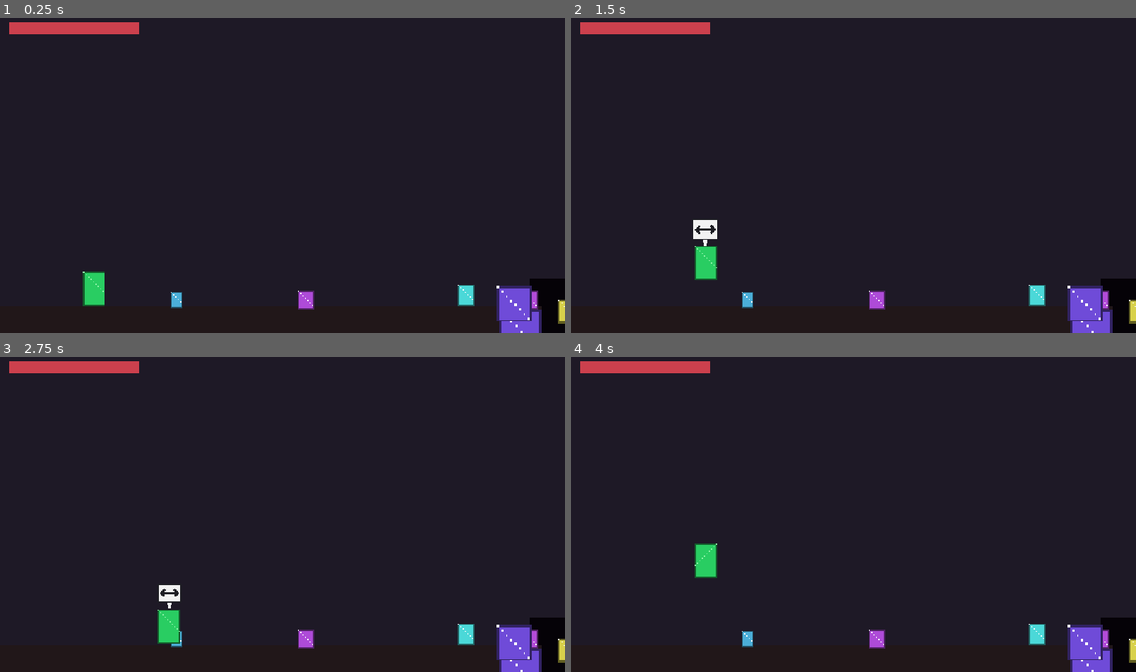
Above: before the commit, frames 1-4 (two rows, left to right).
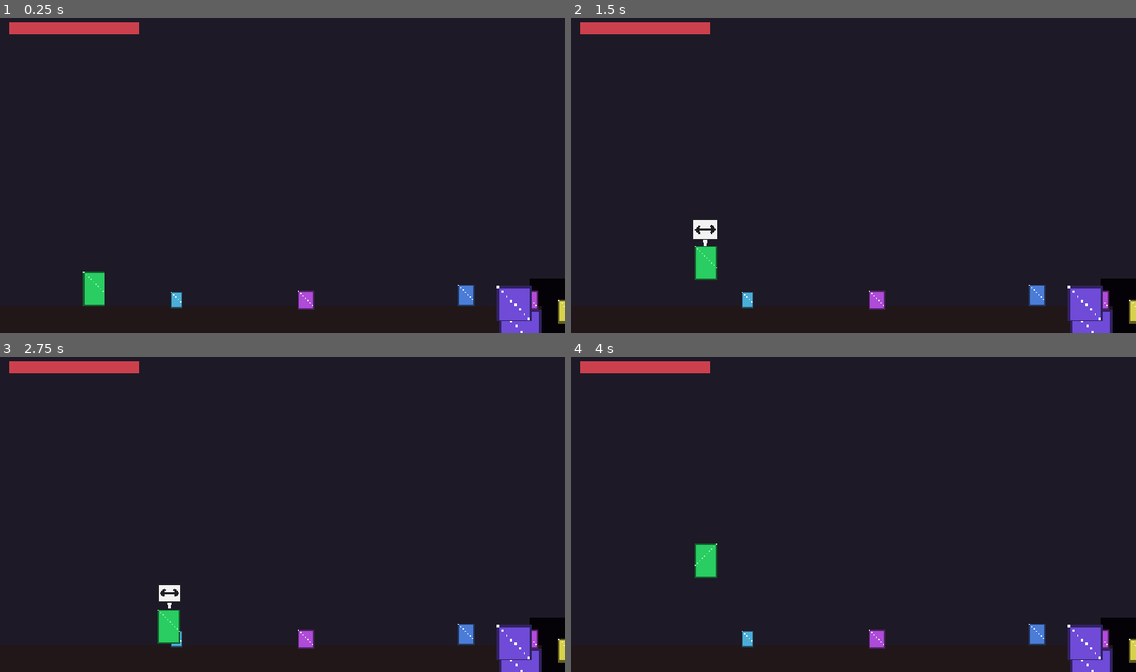
Above: after the commit, the same moments.

Repository: Eruldin/Honor-Meselesi
Game: Godot game, scene res://src/levels/ch1/Ch1.tscn
The game is run twice, just before and just after one commit, with the same random seed, the same clock (stepped at 60 frames per second) and the same inputs. This scene is started directly instead of the project's main scene.
Inputs (mouse positions are in pixels of both pictures, inside the frame that each line leads up to):
- Up to frame 1 (0.25 s): no input
- Up to frame 2 (1.5 s): tap Enter (ui_accept) at 0.5 s; move the mouse to (977, 159) at 0.52 s; hold D (move_right) 0.53-1.25 s; hold J (attack) 0.53-1.25 s; click (977, 159) at 0.67 s; tap Space (jump) at 0.77, 0.8, 1.07 s; drag from (740, 191) to (746, 310) at 1.27 s
- Up to frame 3 (2.75 s): tap Enter (ui_accept) at 2 s; move the mouse to (339, 442) at 2.02 s; hold D (move_right) from 2.03 s (still down); hold J (attack) from 2.03 s (still down); tap Space (jump) at 2.3 s
- Up to frame 4 (4 s): release D (move_right) at 2.75 s; release J (attack) at 2.75 s; drag from (825, 577) to (1079, 649) at 2.77 s; tap Enter (ui_accept) at 3.5 s; move the mouse to (1023, 561) at 3.52 s; hold A (move_left) from 3.53 s (still down); hold Space (jump) from 3.53 s (still down); tap F (focus) at 3.6 s

The runs differ from the first frame. In frame 1, 0.2% of the frame differs, in the area x 81-84%, y 84-92%; in frame 2, 0.2%; in frame 3, 0.2%; in frame 4, 0.2%.

Commit message:
uyuyan yarasa + dusme animi + ust-rota platform cesitlemesi
- enemy_base bankasi sleep/wake karelerini de tarar (bat seti)
- CaveBat sleeping_start: sacak altinda asili uyur, oyuncu 110x90
  menzile girince wake animiyle ucus AI'sina uyanir; sersemleme/olumde
  de uyanir. Uykuda _anim_lock + kendini onaran play guard'i.
- samurai S_FALL artik fall animi oynar (onceden jump karesi).
- ch1 ust-rota surlari: 4x pf_slab tekrari pf_slab/dirt_slab/moss
  karisimi + iki uyuyan CaveBat (x=3650/3880).

Co-Authored-By: Devin AI <158243242+devin-ai-integration[bot]@users.noreply.github.com>

Diff:
--- a/src/enemies/cave_bat.gd
+++ b/src/enemies/cave_bat.gd
@@ -1,6 +1,11 @@
 class_name CaveBat
 extends AshBat
 ## Bolum 1 magara yarasa: AshBat davranisi + Dark Fantasy bat sprite'lari.
+## `sleeping_start` ile sacak altina asili uyurken dogar; oyuncu yaklasinca
+## wake animi oynayip normal ucus AI'sina gecer.
+
+var sleeping_start := false
+var _asleep := false
 
 
 func _init() -> void:
@@ -8,3 +13,40 @@
 	max_hp = 3
 	body_size = Vector2(16, 12)
 	asset_key = &"bat"
+
+
+func _ready() -> void:
+	super._ready()
+	_asleep = sleeping_start
+	if _asleep and anims != null and anims.sprite_frames.has_animation(&"sleep"):
+		anims.play(&"sleep")
+
+
+func _physics_process(delta: float) -> void:
+	if not _asleep:
+		super._physics_process(delta)
+		return
+	stagger_timer = maxf(stagger_timer - delta, 0.0)
+	_anim_lock = 0.5  # sleep animini idle/walk auto-sync'inden koru
+	if anims != null and anims.sprite_frames.has_animation(&"sleep") \
+			and anims.animation != &"sleep":
+		anims.play(&"sleep")
+	velocity = Vector2.ZERO
+	move_and_slide()
+	if is_staggered() or not health.is_alive():
+		_wake()
+		return
+	if _player == null:
+		_player = get_tree().get_first_node_in_group(&"player")
+	if _player != null:
+		var dx: float = _player.global_position.x - global_position.x
+		var dy: float = _player.global_position.y - global_position.y
+		if absf(dx) < 110.0 and absf(dy) < 90.0:
+			_wake()
+
+
+func _wake() -> void:
+	_asleep = false
+	_t = 0.0
+	_home = global_position
+	play_anim(&"wake", 0.45)
--- a/src/enemies/enemy_base.gd
+++ b/src/enemies/enemy_base.gd
@@ -101,7 +101,7 @@
 	move_and_slide()
 
 
-## enemy/<key>/<idle|walk|attack|hurt|die> manifest girdilerinden
+## enemy/<key>/<idle|walk|attack|hurt|die|sleep|wake> manifest girdilerinden
 ## animasyon bankasi kurar; hicbiri yoksa statik sprite kalir.
 func _build_anims() -> void:
 	if asset_key == &"":
@@ -109,7 +109,7 @@
 	var bank := SpriteFrames.new()
 	var first_anim := StringName()
 	for anim in [&"idle", &"walk", &"attack", &"hurt", &"die",
-			&"summon", &"appear", &"rise"]:
+			&"summon", &"appear", &"rise", &"sleep", &"wake"]:
 		var id := StringName("enemy/%s/%s" % [asset_key, anim])
 		if not AssetLoader.has_frames(id):
 			continue
@@ -118,7 +118,8 @@
 			continue
 		bank.add_animation(anim)
 		bank.set_animation_speed(anim, src.get_animation_speed(&"default"))
-		bank.set_animation_loop(anim, anim == &"idle" or anim == &"walk")
+		bank.set_animation_loop(anim,
+			anim in [&"idle", &"walk", &"sleep"])
 		for i in src.get_frame_count(&"default"):
 			bank.add_frame(anim, src.get_frame_texture(&"default", i))
 		if first_anim.is_empty():
--- a/src/levels/ch1/ch1.gd
+++ b/src/levels/ch1/ch1.gd
@@ -555,9 +555,15 @@
 
 	# Gecit Ust Rota (Harabe Surlar)
 	_add_platform(Vector2(3650, 140), &"terrain/pf_slab", 85)
-	_add_platform(Vector2(3765, 140), &"terrain/pf_slab", 85)
-	_add_platform(Vector2(3880, 140), &"terrain/pf_slab", 85)
+	_add_platform(Vector2(3765, 140), &"terrain/pf_dirt_slab", 85)
+	_add_platform(Vector2(3880, 140), &"terrain/pf_moss", 85)
 	_add_platform(Vector2(3995, 140), &"terrain/pf_slab", 85)
+	# Sacak altinda asili uyuyan yarasalar — yaklasinca uyanir
+	for bx in [3650.0, 3880.0]:
+		var sbat := CaveBat.new()
+		sbat.sleeping_start = true
+		sbat.global_position = Vector2(bx, 156)
+		add_child(sbat)
 
 	var bb_sur := BreakableBlock.new()
 	bb_sur.size = Vector2(16, 50)
@@ -649,7 +655,7 @@
 	# Orta koyde yasli koylu — agaca yaslanip geceni izler
 	var elder := AmbientNpc.new()
 	elder.npc_key = &"peasant2"
-	elder.position = Vector2(1010.0, FLOOR_Y - 8)
+	elder.position = Vector2(952.0, FLOOR_Y - 8)
 	add_child(elder)
 	# Kiraz agacinin dibinde gozcu koylu + sus kusu
 	var watcher := AmbientNpc.new()
@@ -949,7 +955,7 @@
 	add_child(druid)
 
 	# Magara yarasa + ucan kilic (Dark Fantasy / Legacy Vania)
-	for x in [2560.0, 3060.0]:
+	for x in [2560.0, 3060.0]:  # acikta ucuyor
 		var bat := CaveBat.new()
 		bat.global_position = Vector2(x, FLOOR_Y - 80)
 		add_child(bat)
--- a/src/player/samurai.gd
+++ b/src/player/samurai.gd
@@ -181,8 +181,8 @@
 		return
 	_anims = AnimatedSprite2D.new()
 	var bank := SpriteFrames.new()
-	for anim in [&"idle", &"run", &"attack", &"hurt", &"jump", &"dead",
-			&"air_attack", &"interact"]:
+	for anim in [&"idle", &"run", &"attack", &"hurt", &"jump", &"fall",
+			&"dead", &"air_attack", &"interact"]:
 		var id := StringName("player/samurai/" + String(anim))
 		var src := AssetLoader.frames(id)
 		if src == null or src.get_frame_count(&"default") == 0:
@@ -212,8 +212,10 @@
 	match sm.current_name:
 		S_RUN, S_DASH:
 			want = &"run"
-		S_JUMP, S_FALL:
+		S_JUMP:
 			want = &"jump"
+		S_FALL:
+			want = &"fall"
 		S_AIR_ATTACK:
 			want = &"air_attack"
 		S_ATTACK, S_DOWN_ATTACK, S_PARRY, S_UP_ATTACK:
--- a/tests/test_ch1.gd
+++ b/tests/test_ch1.gd
@@ -265,3 +265,22 @@
 	await wait_seconds(0.3)
 	assert_eq(GameState.current_chapter, &"ch2")
 	assert_eq(spy[0], "", "auto_advance=false iken sahne degismez")
+
+
+func test_sleeping_cave_bat_wakes_on_approach() -> void:
+	var sam := _make_samurai()
+	sam.global_position = Vector2(600, 0)
+	var bat := CaveBat.new()
+	bat.sleeping_start = true
+	bat.global_position = Vector2(0, 0)
+	add_child_autofree(bat)
+	await wait_seconds(0.2)
+	assert_true(bat._asleep, "uzak oyuncuda uyku surer")
+	assert_lt(bat.velocity.length(), 0.1, "uyuyan yarasa kipirdamaz")
+	if AssetLoader.has_frames(&"enemy/bat/sleep"):
+		assert_eq(bat.anims.animation, &"sleep", "uyku animi oynar")
+	sam.global_position = Vector2(80, 20)
+	await wait_seconds(0.5)
+	assert_false(bat._asleep, "yaklasinca uyanir")
+	if AssetLoader.has_frames(&"enemy/bat/sleep"):
+		assert_ne(bat.anims.animation, &"sleep", "uyku animi birakilir")
--- a/tests/test_player.gd
+++ b/tests/test_player.gd
@@ -274,3 +274,14 @@
 	ai.tap(&"focus")
 	await _frames(2)
 	assert_eq(GameState.soul, 12, "tam canda ruh korunur")
+
+
+func test_fall_state_uses_fall_anim() -> void:
+	if not AssetLoader.has_frames(&"player/samurai/fall"):
+		pending("fall sprite'i yok (CI) — atlaniyor")
+		return
+	sam.global_position = Vector2(0, -150)
+	sam.velocity = Vector2(0, 80)
+	await _frames(10)
+	assert_eq(sam.sm.current_name, Samurai.S_FALL, "kurulum: dusme durumu")
+	assert_eq(sam._anims.animation, &"fall", "dusus animi ayri oynar")
